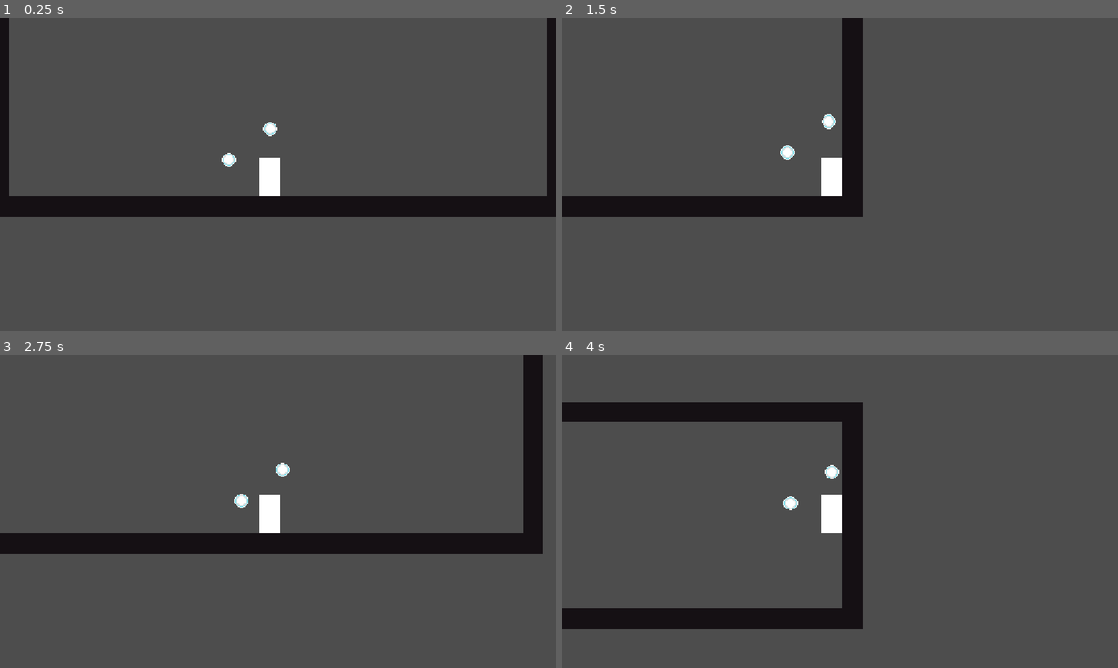
Above: before the commit, frames 1-4 (two rows, left to right).
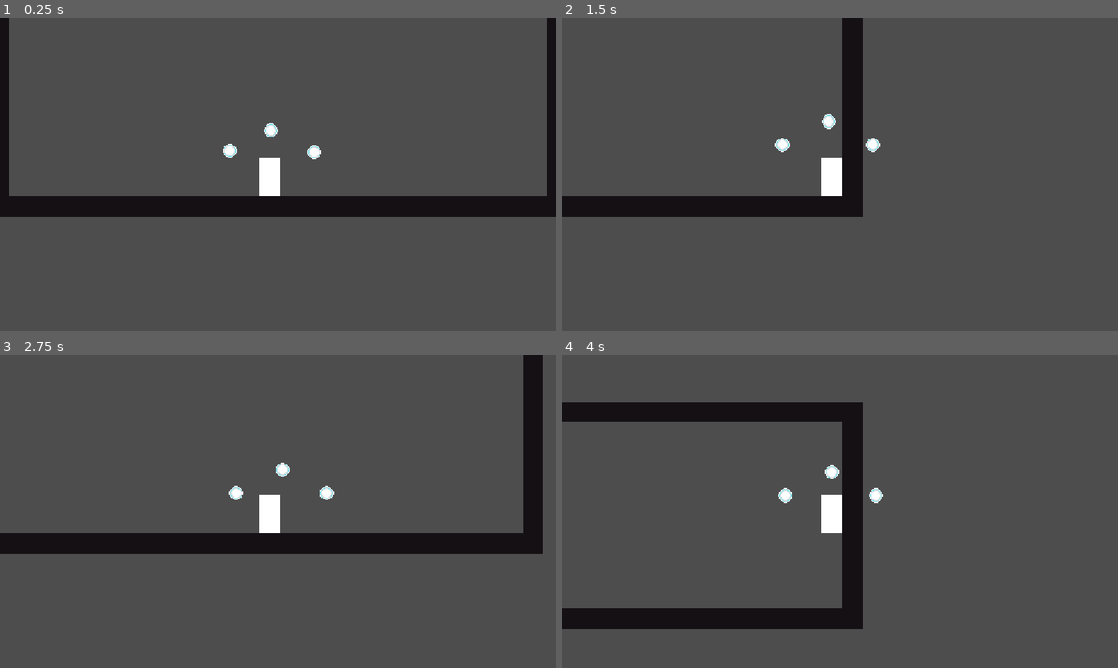
Above: after the commit, the same moments.

Repository: Timi865/Microvania
Game: Godot game, scene res://Scenes/game.tscn
Same seed, same stepped clock (60 frames per second), same inputs: the game is played once before the commit and once after it.
Inputs:
- Up to frame 1 (0.25 s): no input
- Up to frame 2 (1.5 s): hold Right (Move_right) from 0.53 s (still down); tap C (dash) at 0.6, 1.35 s; tap Space (Jump) at 0.77 s
- Up to frame 3 (2.75 s): tap Space (Jump) at 1.52 s; release Right (Move_right) at 2.03 s; hold Left (Move_left) from 2.03 s (still down); tap C (dash) at 2.1 s
- Up to frame 4 (4 s): release Left (Move_left) at 2.78 s; hold Right (Move_right) from 2.78 s (still down); tap C (dash) at 2.85, 3.6 s; tap Space (Jump) at 3.02, 3.77 s

The runs differ from the first frame. In frame 1, 0.3% of the frame differs, in the area x 39-58%, y 33-48%; in frame 2, 0.2%; in frame 3, 0.2%; in frame 4, 0.2%.
Error before the commit: Invalid assignment of property or key 'position' with value of type 'Vector2' on a base object of type 'null instance'. (res://Scripts/orb_manager.gd:8)

Commit message:
orbmanager and orbs
Fixed the bug that came with making orb1 and orb2. added orb3

Diff:
--- a/Scenes/character_body_2d.tscn
+++ b/Scenes/character_body_2d.tscn
@@ -28,5 +28,9 @@
 physics_reaction = 0.05
 
 [node name="Orb2" parent="OrbManager" unique_id=27383065 instance=ExtResource("2_88kja")]
-position = Vector2(-16, -7)
+position = Vector2(-18, -10)
 physics_reaction = 0.05
+
+[node name="Orb3" parent="OrbManager" unique_id=167485801 instance=ExtResource("2_88kja")]
+position = Vector2(17, -10)
+physics_reaction = 0.05
--- a/Scripts/orb_manager.gd
+++ b/Scripts/orb_manager.gd
@@ -1,13 +1,12 @@
 extends Node2D
 
-@onready var orb: Node2D = $Orb
+@onready var orbs: Array[Node2D] = [$Orb1, $Orb2]
 
 var target_position := Vector2(2, -14)
 
 func _ready() -> void:
-	orb.position = target_position
+	for orb in orbs:
+		orb.position = target_position
 
-
-# Called every frame. 'delta' is the elapsed time since the previous frame.
 func _process(delta: float) -> void:
 	pass
